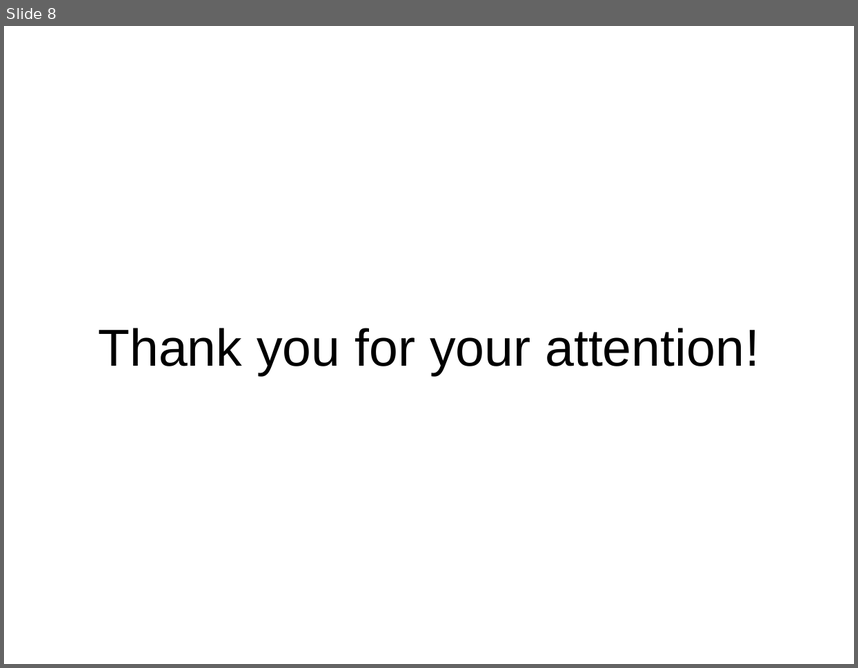
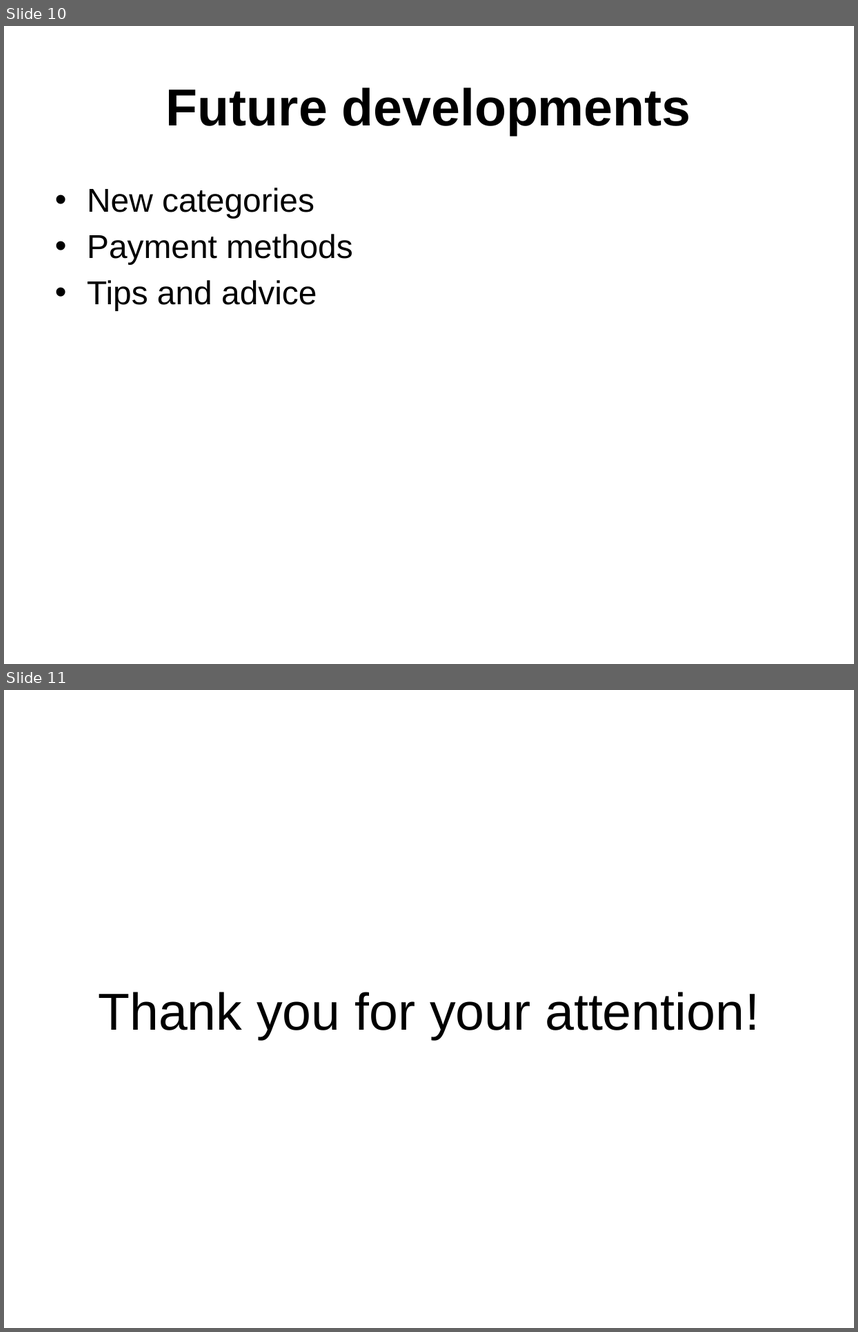
Before and after one commit to momikadragoner/Vizsgaremek, a slide deck: PPT/AGORA.pptx. Shown one above the other, each under a label of ours: slide 8 before the commit, slides 10 and 11 after it. The pictures are 858x668 and 858x1332 pixels, drawn with LibreOffice and Linux fonts; fonts in the diff are those of the drawing. Boxes give left, top, right and bottom in pixels: in the first picture for what was removed or moved away, otherwise in the second. Text is boxed around its words. In the diff, an @@ line names an element or a change of style, - is before the commit and + after.

```diff
--- a/PPT/AGORA.pptx
+++ b/PPT/AGORA.pptx
@@ slide 10 added at box(4, 26, 854, 664), background #FFFFFF @@
@@ title added at box(166, 87, 691, 135), 44 pt, text #000000, bold @@
+Future developments
@@ text added at box(87, 187, 353, 311), 28 pt, text #000000 @@
+• New categories
+• Payment methods
+• Tips and advice
@@ what was slide 8 is now slide 11 @@
```
Also in this commit, not shown: 1 slide changed, 2 other slides added, 3 other files.
